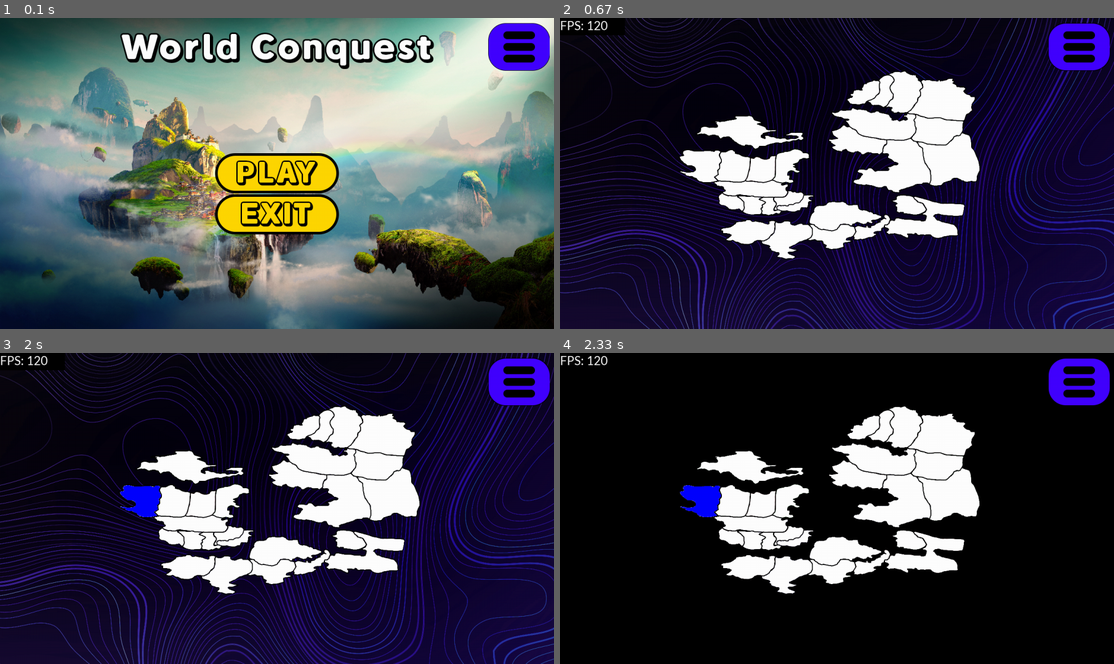
Above: before the commit, frames 1-4 (two rows, left to right).
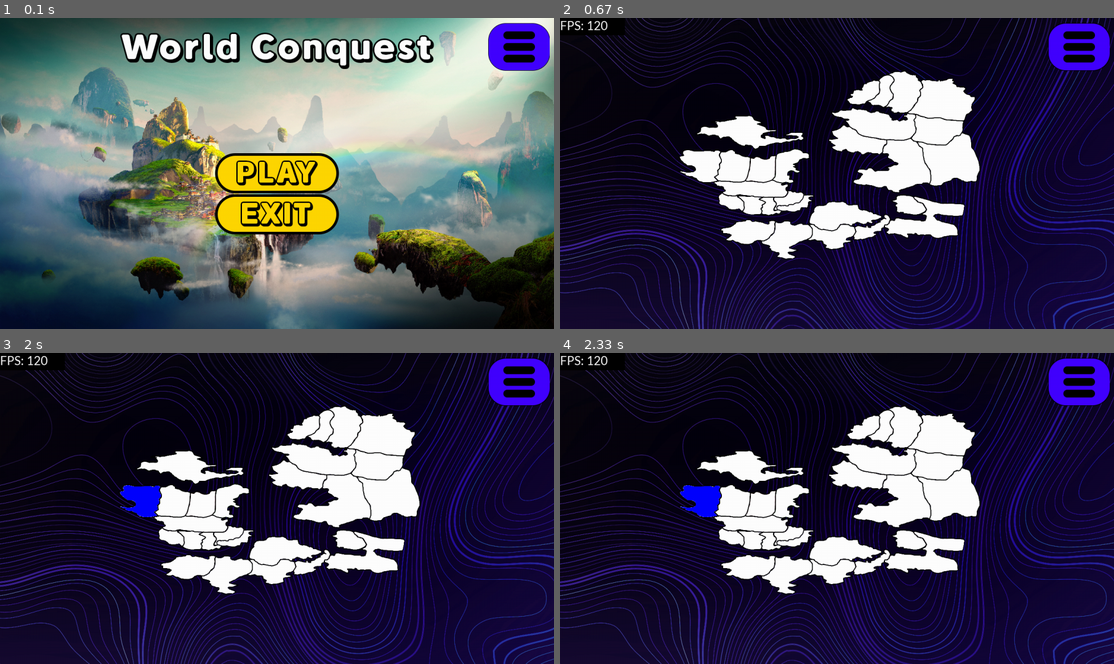
Above: after the commit, the same moments.

Repository: SWE2024/project-pygame
Game: pygame game, started from main.py
The game is run twice, just before and just after one commit, with the same random seed, the same clock (stepped at 60 frames per second) and the same inputs.
Inputs (mouse positions are in pixels of both pictures, inside the frame that each line leads up to):
- Up to frame 1 (0.1 s): no input
- Up to frame 2 (0.67 s): click (837, 173) at 0.38 s
- Up to frame 3 (2 s): click (144, 511) at 0.72 s
- Up to frame 4 (2.33 s): tap F at 2 s

Frames 1-3 are identical in both runs. In frame 4, 53% of the frame differs, in the area x 0-100%, y 0-100%.

Commit message:
fullscreen background fix

Diff:
--- a/main.py
+++ b/main.py
@@ -27,6 +27,8 @@
     new_width = screen.get_width()
     new_height = screen.get_height()
     screen.fill('black')
+    current_ocean = pygame.transform.scale(imgOcean, (new_width, new_height))
+    screen.blit(current_ocean, (0, 0))
 
     for country in list_of_countries:
         country.set_image(new_width, new_height)
